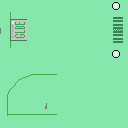
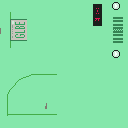
Two versions of the same layered image (128×128). Layer-by-layer changes:
painted on "Layer" over [93, 4, 102, 26]
